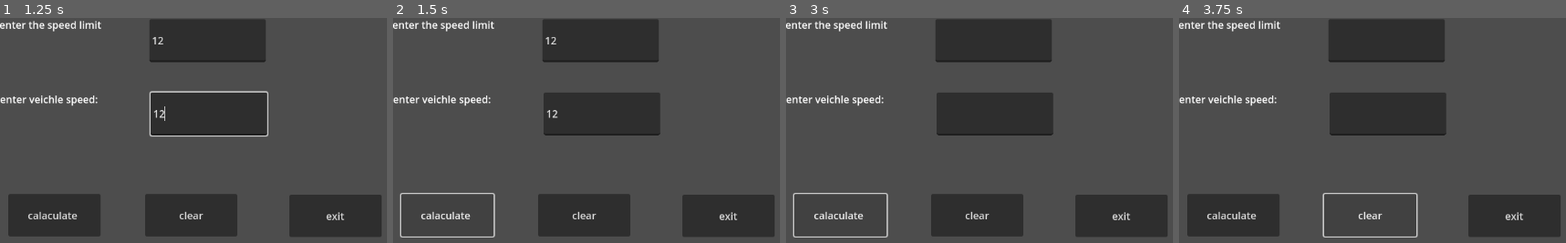
Above: before the commit, frames 1-4 (left to right).
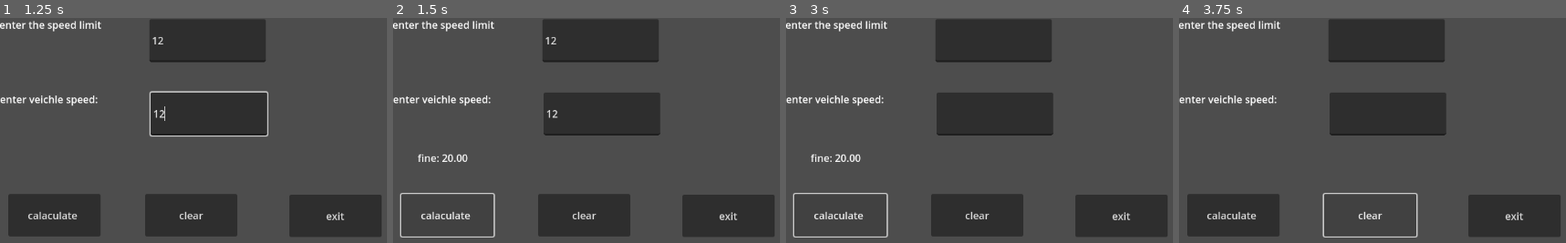
Above: after the commit, the same moments.

Repository: Loganadams56/game-design-1
Game: Godot game, scene res://prog_82a.tscn
The game is run twice, just before and just after one commit, with the same random seed, the same clock (stepped at 60 frames per second) and the same inputs. The project has no main scene, so this scene is started directly.
Inputs (mouse positions are in pixels of both pictures, inside the frame that each line leads up to):
- Up to frame 1 (1.25 s): click (208, 40) at 0.52 s; type "12" at 0.6 s; click (208, 114) at 0.75 s; type "12" at 0.83 s
- Up to frame 2 (1.5 s): click "calaculate" at 1.25 s
- Up to frame 3 (3 s): click "clear" at 2 s; click "calaculate" at 2.75 s
- Up to frame 4 (3.75 s): click "clear" at 3.5 s

Frame 1 is identical in both runs. In frame 2, 0.2% of the frame differs, in the area x 6-20%, y 60-64%; in frame 3, 0.2%; in frame 4, nothing differs.
Error before the commit: Invalid assignment of property or key 'text' with value of type 'String' on a base object of type 'null instance'. (res://prog_82a.gd:19)

Commit message:
update
update

Diff:
--- a/favclub.tscn
+++ b/favclub.tscn
@@ -2,7 +2,7 @@
 
 [ext_resource type="Script" path="res://favclub.gd" id="1_yho3v"]
 
-[node name="favclub" type="Control"]
+[node name="favsport" type="Control"]
 layout_mode = 3
 anchors_preset = 15
 anchor_right = 1.0
--- a/logan.gd
+++ b/logan.gd
@@ -14,4 +14,4 @@
 
 
 func _on_btnclick_pressed():
-	$Label.text = "My name is logan"
+	$Label.text = "My name is logan Adams"
--- a/logan.tscn
+++ b/logan.tscn
@@ -2,7 +2,7 @@
 
 [ext_resource type="Script" path="res://logan.gd" id="1_eyrye"]
 
-[node name="logan" type="Control"]
+[node name="My name" type="Control"]
 layout_mode = 3
 anchors_preset = 15
 anchor_right = 1.0
--- a/prog_82a.gd
+++ b/prog_82a.gd
@@ -16,7 +16,7 @@
 	var carspeed = int($txtspeed.text)
 	var milesover = carspeed - speedlimit
 	var fine = 20 + (milesover * 5)
-	$lblout.text = "fine: %.2f" % fine
+	$lbout.text = "fine: %.2f" %fine
 
 
 
